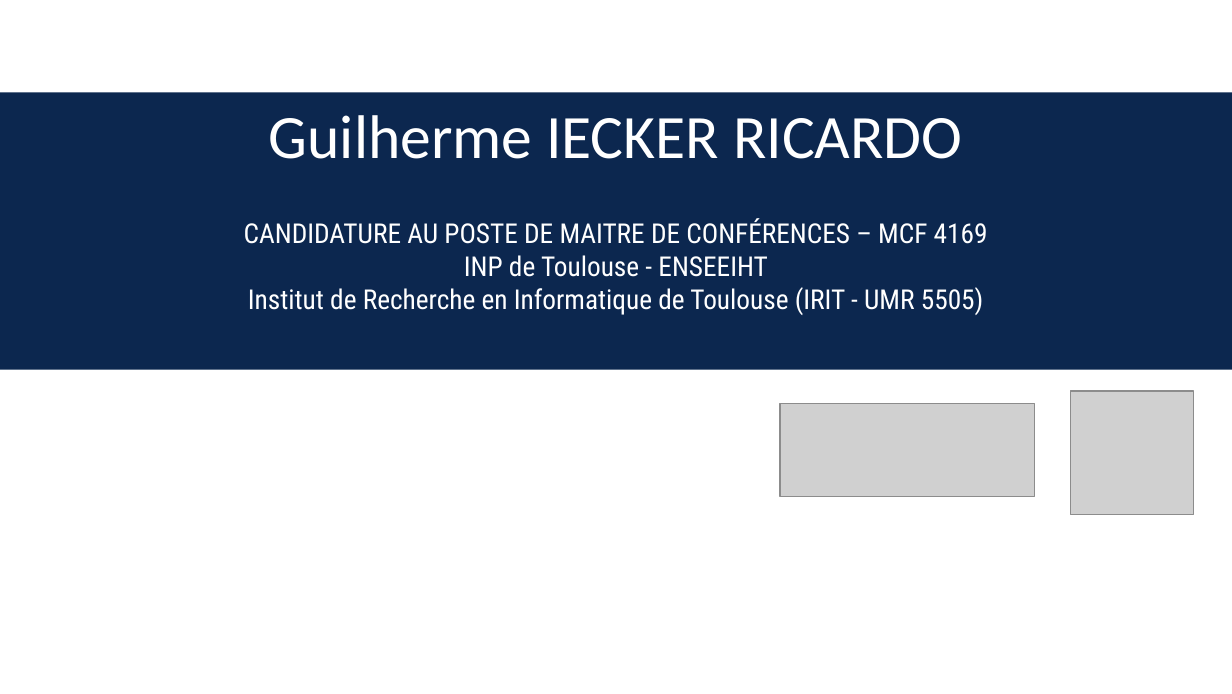
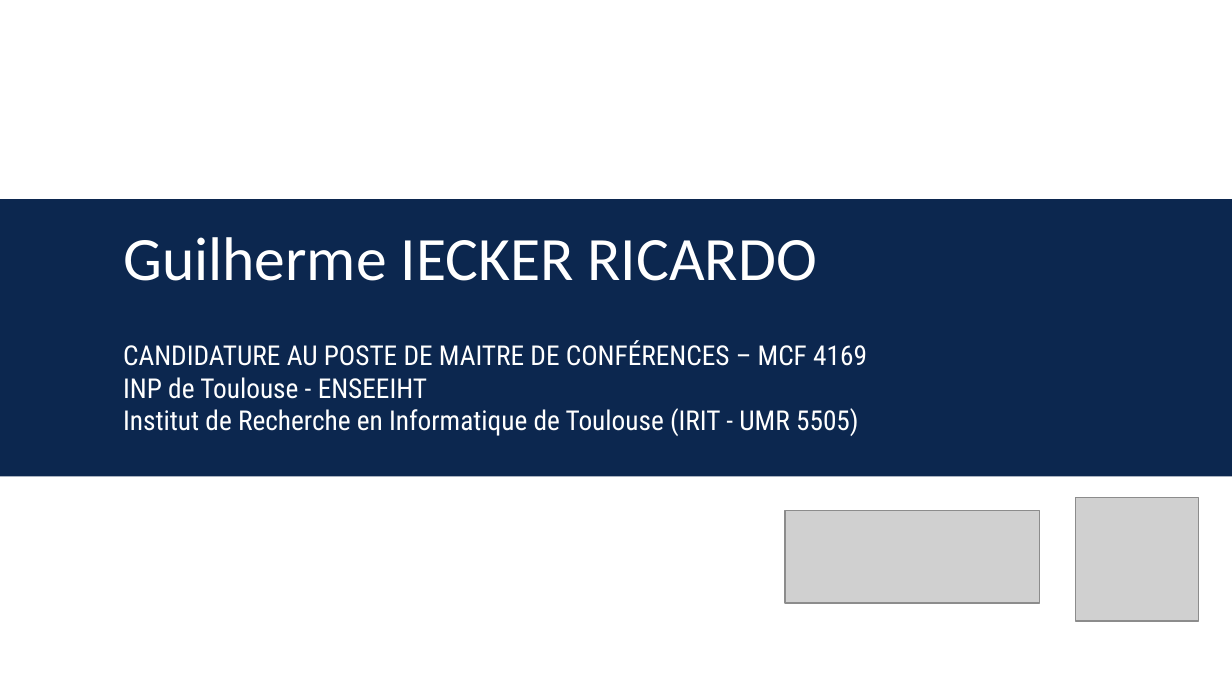
Before and after one commit to guilhermeir/mcf, a slide deck: slide 1 of toulouse_audition.odp. Drawn at 1232x694 pixels with LibreOffice and Linux fonts; fonts in the diff are those of the drawing; grey boxes stand for pictures. Boxes give left, top, right and bottom in pixels: in the first picture for what was removed or moved away, otherwise in the second. Text is boxed around its words. In the diff, an @@ line names an element or a change of style, - is before the commit and + after.

```diff
--- a/toulouse_audition.odp
+++ b/toulouse_audition.odp
@@ rectangle: place and size @@
-rectangle at (0, 92, 1232, 370)
+rectangle at (0, 200, 1232, 477)
@@ title "Guilherme IECKER RICARDO" at (123, 237, 817, 281): alignment centre to left @@
@@ title "Guilherme IECKER RICARDO": place and size @@
-title "Guilherme IECKER RICARDO" at (269, 115, 962, 159)
+title "Guilherme IECKER RICARDO" at (123, 237, 817, 281)
@@ text "CANDIDATURE AU POSTE DE MAITRE ...": place and size @@
-text "CANDIDATURE AU POSTE DE MAITRE ..." at (244, 218, 988, 315)
+text "CANDIDATURE AU POSTE DE MAITRE ..." at (123, 340, 867, 436)
@@ text "CANDIDATURE AU POSTE DE MAITRE ..." at (123, 340, 867, 436): alignment centre to left @@
@@ picture: place and size @@
-picture at (1071, 391, 1194, 514)
+picture at (1076, 498, 1199, 621)
@@ picture: place and size @@
-picture at (780, 404, 1035, 496)
+picture at (785, 510, 1040, 602)
```
Also in this commit, not shown: 16 other slides changed, 2 slides added, 1 other file.
